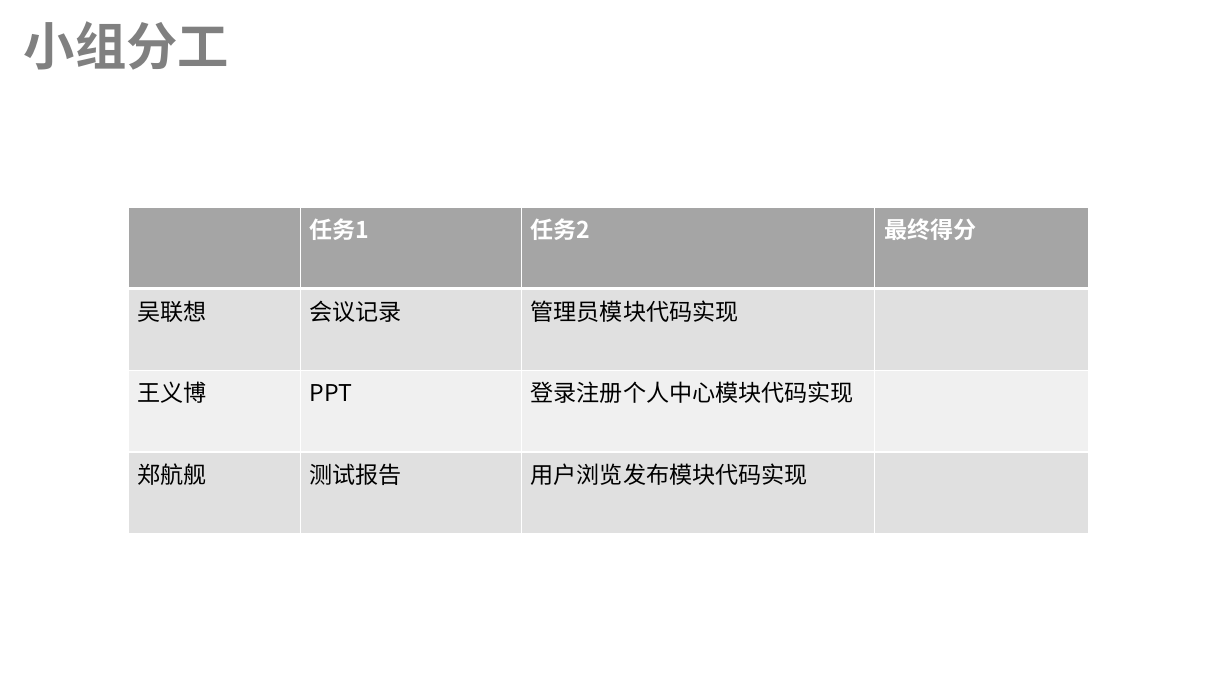
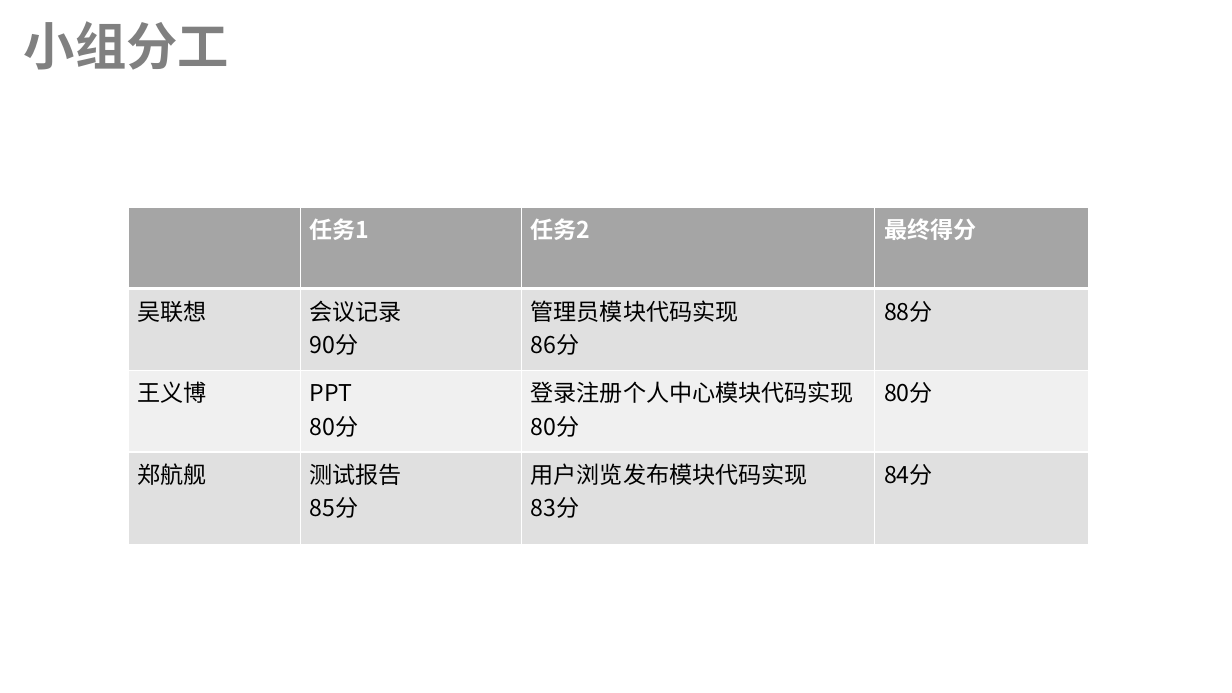
Before and after one commit to lenovo-wu/G11ZUCC, a slide deck: slide 37 of 代码实现.pptx. Drawn at 1232x693 pixels with LibreOffice and Linux fonts; fonts in the diff are those of the drawing. Boxes give left, top, right and bottom in pixels: in the first picture for what was removed or moved away, otherwise in the second. Text is boxed around its words. In the diff, an @@ line names an element or a change of style, - is before the commit and + after.

```diff
--- a/代码实现.pptx
+++ b/代码实现.pptx
@@ table at <box>128,207,1090,544</box> @@
-row 2: 吴联想 | 会议记录 | 管理员模块代码实现 | 
+row 2: 吴联想 | 会议记录 / 90分 | 管理员模块代码实现 / 86分 | 88分
-row 3: 王义博 | PPT | 登录注册个人中心模块代码实现 | 
+row 3: 王义博 | PPT / 80分 | 登录注册个人中心模块代码实现 / 80分 | 80分
-row 4: 郑航舰 | 测试报告 | 用户浏览发布模块代码实现 | 
+row 4: 郑航舰 | 测试报告 / 85分 | 用户浏览发布模块代码实现 / 83分 | 84分
```
Also in this commit, not shown: 1 other slide changed.
